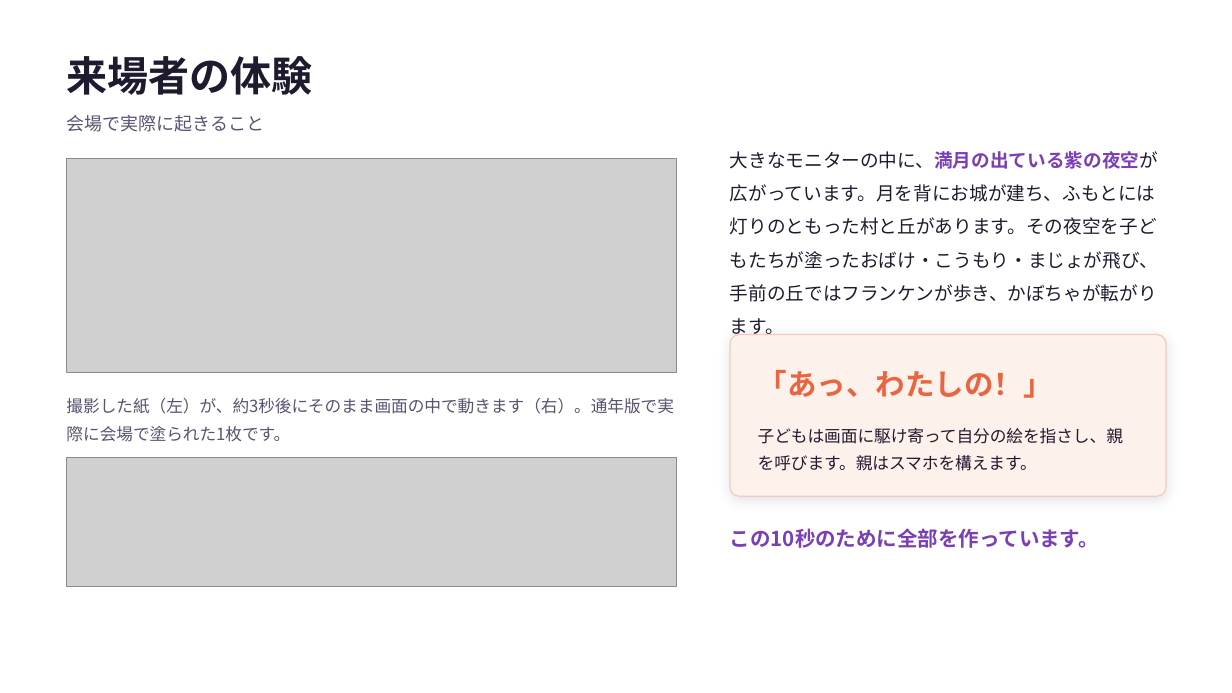
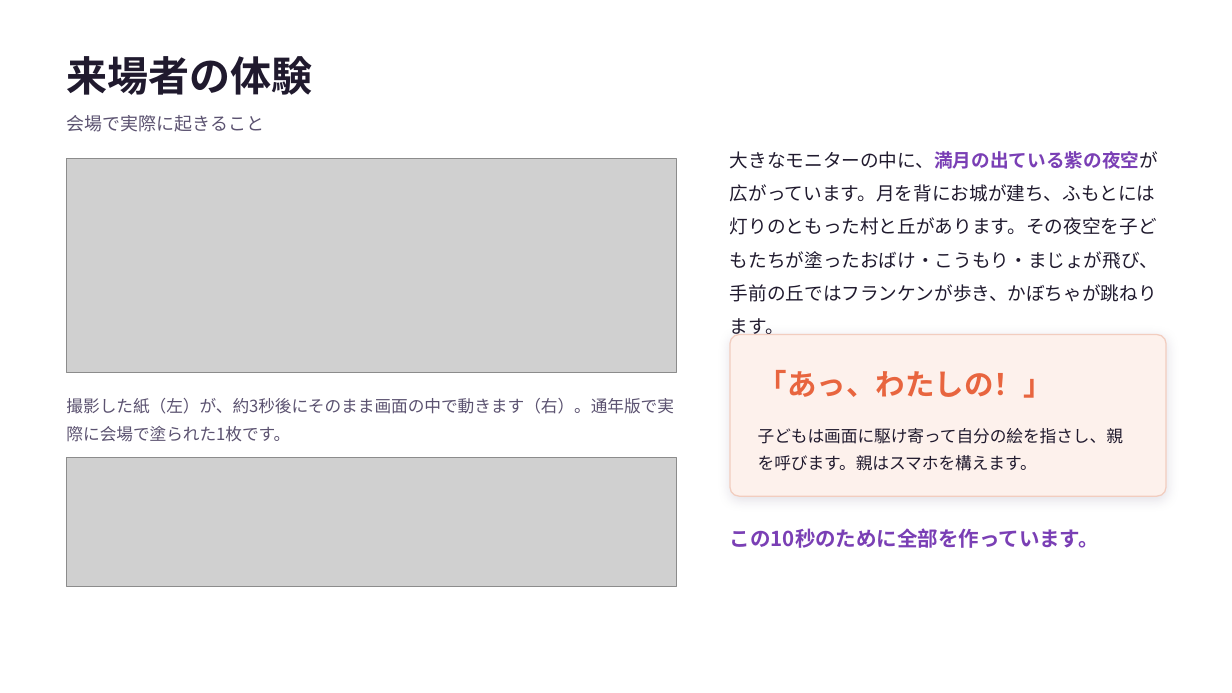
Before and after one commit to manakikido-jpg/PaintingsAquarium, a slide deck: slide 5 of docs/お絵かきハロウィン-企画書.pptx. Drawn at 1232x693 pixels with LibreOffice and Linux fonts; fonts in the diff are those of the drawing; grey boxes stand for pictures. Boxes give left, top, right and bottom in pixels: in the first picture for what was removed or moved away, otherwise in the second. Text is boxed around its words. In the diff, an @@ line names an element or a change of style, - is before the commit and + after.

Commit message:
かぼちゃの跳ねる高さだけを1.5倍に調整する

```diff
--- a/docs/お絵かきハロウィン-企画書.pptx
+++ b/docs/お絵かきハロウィン-企画書.pptx
@@ text at box(730, 151, 1159, 302): text changed @@
-大きなモニターの中に、満月の出ている紫の夜空が広がっています。月を背にお城が建ち、ふもとには灯りのともった村と丘があります。その夜空を子どもたちが塗ったおばけ・こうもり・まじょが飛び、手前の丘ではフランケンが歩き、かぼちゃが転がります。
+大きなモニターの中に、満月の出ている紫の夜空が広がっています。月を背にお城が建ち、ふもとには灯りのともった村と丘があります。その夜空を子どもたちが塗ったおばけ・こうもり・まじょが飛び、手前の丘ではフランケンが歩き、かぼちゃが跳ねります。
```
Also in this commit, not shown: 1 other slide changed, 12 other files.
